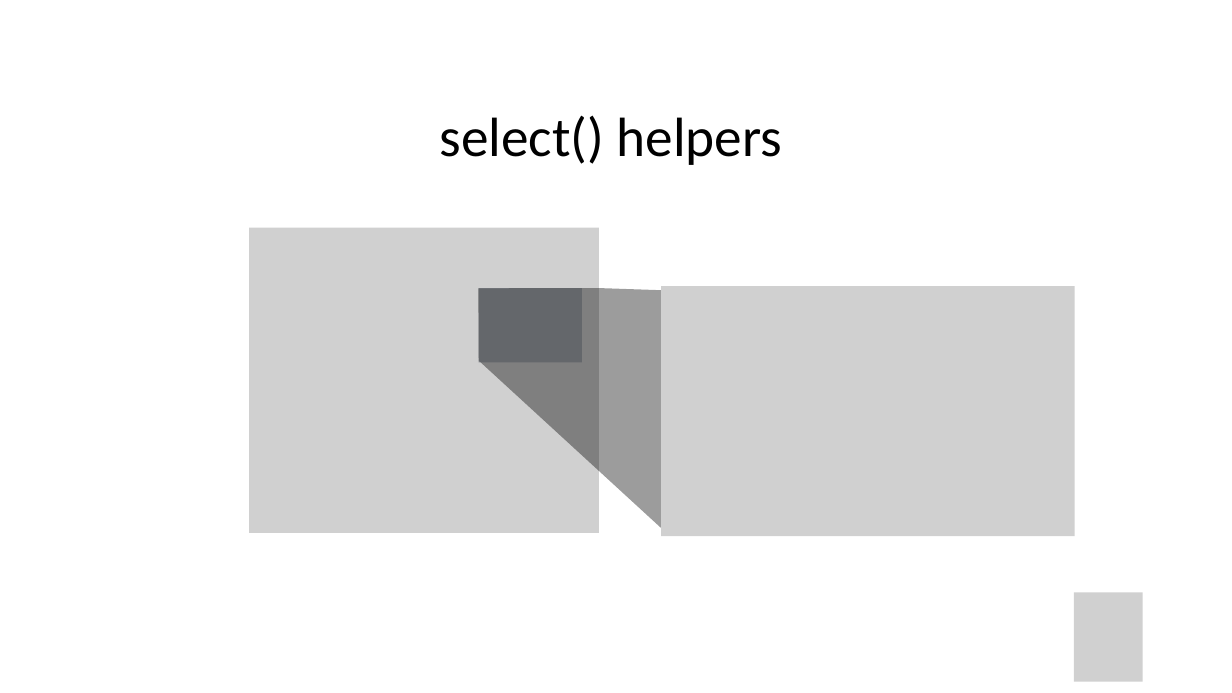
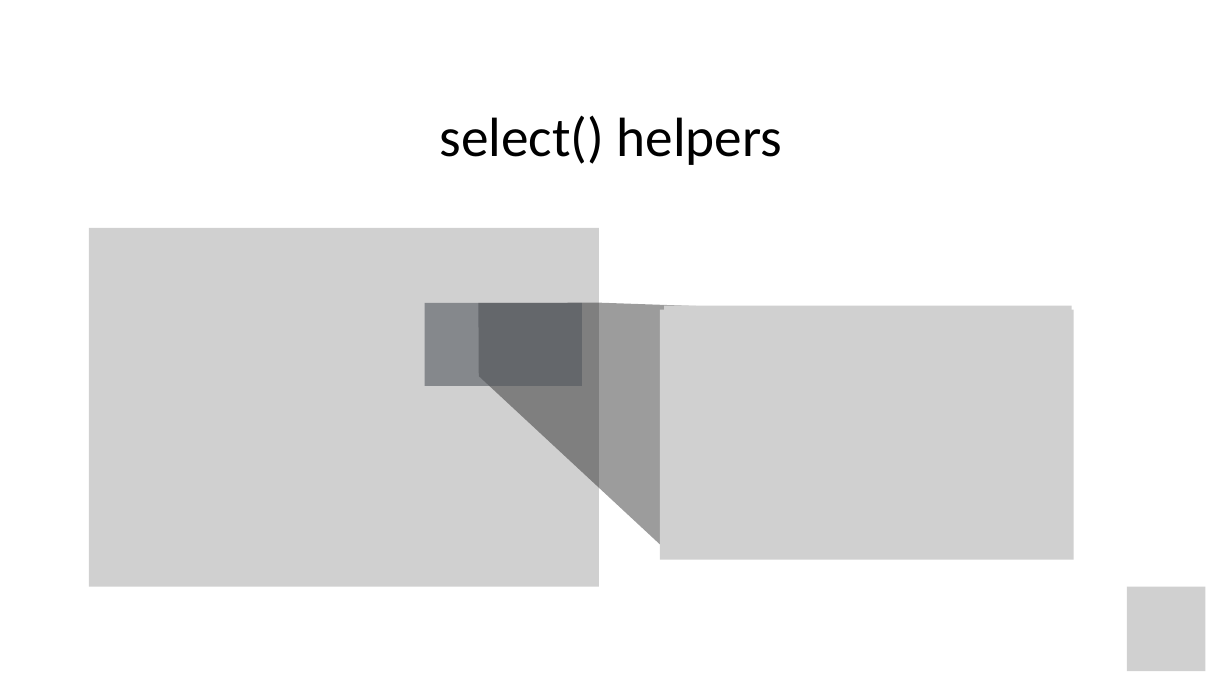
Before and after one commit to amromeo/api_r2020, a slide deck: slide 23 of 03 - Transform.pptx. Drawn at 1232x693 pixels with LibreOffice and Linux fonts; fonts in the diff are those of the drawing; grey boxes stand for pictures. Boxes give left, top, right and bottom in pixels: in the first picture for what was removed or moved away, otherwise in the second. Text is boxed around its words. In the diff, an @@ line names an element or a change of style, - is before the commit and + after.

Commit message:
select changes

```diff
--- a/03 - Transform.pptx
+++ b/03 - Transform.pptx
@@ picture resized from (x1=250, y1=228, x2=600, y2=533) to (x1=89, y1=228, x2=599, y2=587) @@
@@ freeform shape resized from (x1=479, y1=288, x2=582, y2=363) to (x1=424, y1=303, x2=581, y2=386) @@
@@ freeform shape moved from (x1=479, y1=288, x2=1044, y2=532) to (x1=479, y1=303, x2=1044, y2=550) @@
@@ picture moved from (x1=661, y1=287, x2=1075, y2=537) to (x1=660, y1=310, x2=1074, y2=560) @@
@@ picture moved from (x1=665, y1=288, x2=1072, y2=532) to (x1=665, y1=306, x2=1072, y2=550) @@
@@ picture resized from (x1=1074, y1=592, x2=1142, y2=682) to (x1=1128, y1=587, x2=1206, y2=671) @@
```
Also in this commit, not shown: 24 other slides changed, 1 slide added, 1 other file.
